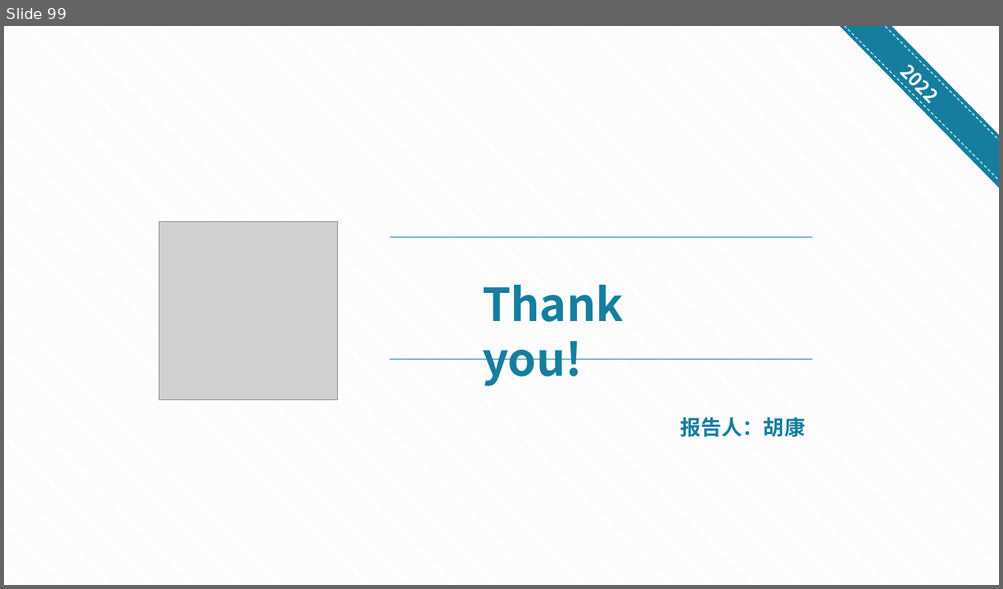
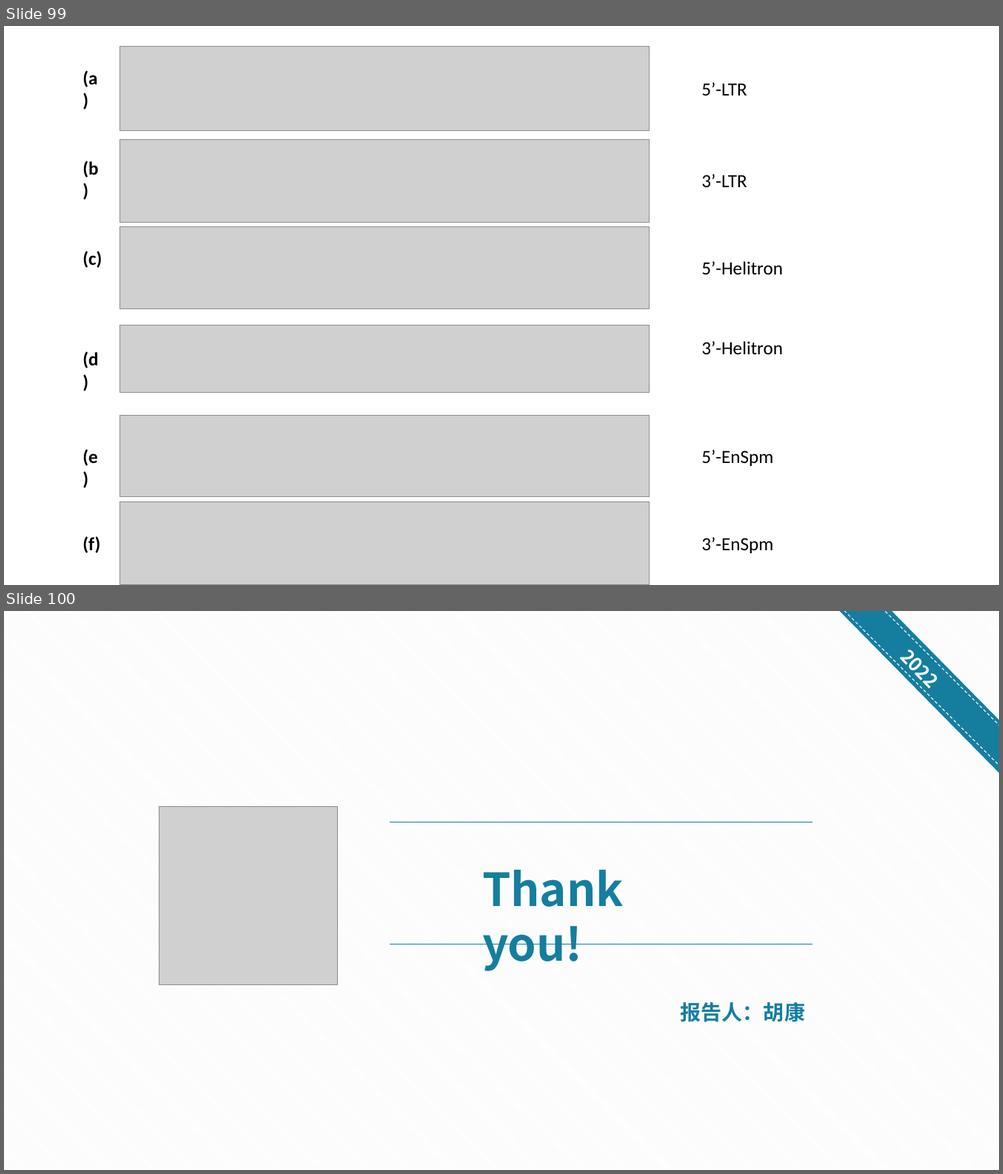
Before and after one commit to CSU-KangHu/HiTE, a slide deck: document/20220720_胡康_进展汇报 [自动保存的].pptx. Shown one above the other, each under a label of ours: slide 99 before the commit, slides 99 and 100 after it. The pictures are 1003x589 and 1003x1174 pixels, drawn with LibreOffice and Linux fonts; fonts in the diff are those of the drawing; grey boxes stand for pictures. Boxes give left, top, right and bottom in pixels: in the first picture for what was removed or moved away, otherwise in the second. Text is boxed around its words. In the diff, an @@ line names an element or a change of style, - is before the commit and + after.

```diff
--- a/document/20220720_胡康_进展汇报 [自动保存的].pptx
+++ b/document/20220720_胡康_进展汇报 [自动保存的].pptx
@@ slide 99 added at box(4, 26, 999, 585), background #FFFFFF @@
@@ picture added at box(119, 47, 649, 131) @@
@@ text added at box(82, 70, 97, 87), 18 pt, text #000000, bold @@
+(a)
@@ text added at box(701, 82, 746, 96), 18 pt, text #000000 @@
+5’-LTR
@@ picture added at box(119, 139, 649, 222) @@
@@ text added at box(82, 161, 98, 178), 18 pt, text #000000, bold @@
+(b)
@@ text added at box(701, 174, 746, 187), 18 pt, text #000000 @@
+3’-LTR
@@ picture added at box(119, 227, 649, 309) @@
@@ text added at box(82, 251, 102, 268), 18 pt, text #000000, bold @@
+(c)
@@ text added at box(701, 261, 782, 275), 18 pt, text #000000 @@
+5’-Helitron
@@ picture added at box(119, 325, 649, 392) @@
@@ text added at box(82, 352, 98, 369), 18 pt, text #000000, bold @@
+(d)
@@ text added at box(701, 341, 782, 355), 18 pt, text #000000 @@
+3’-Helitron
@@ picture added at box(119, 415, 649, 497) @@
@@ text added at box(82, 449, 97, 466), 18 pt, text #000000, bold @@
+(e)
@@ text added at box(701, 450, 773, 466), 18 pt, text #000000 @@
+5’-EnSpm
@@ picture added at box(119, 502, 649, 585) @@
@@ text added at box(82, 537, 100, 554), 18 pt, text #000000, bold @@
+(f)
@@ text added at box(701, 537, 773, 554), 18 pt, text #000000 @@
+3’-EnSpm
@@ what was slide 99 is now slide 100 @@
```
Also in this commit, not shown: 10 slides changed, 31 other files.
